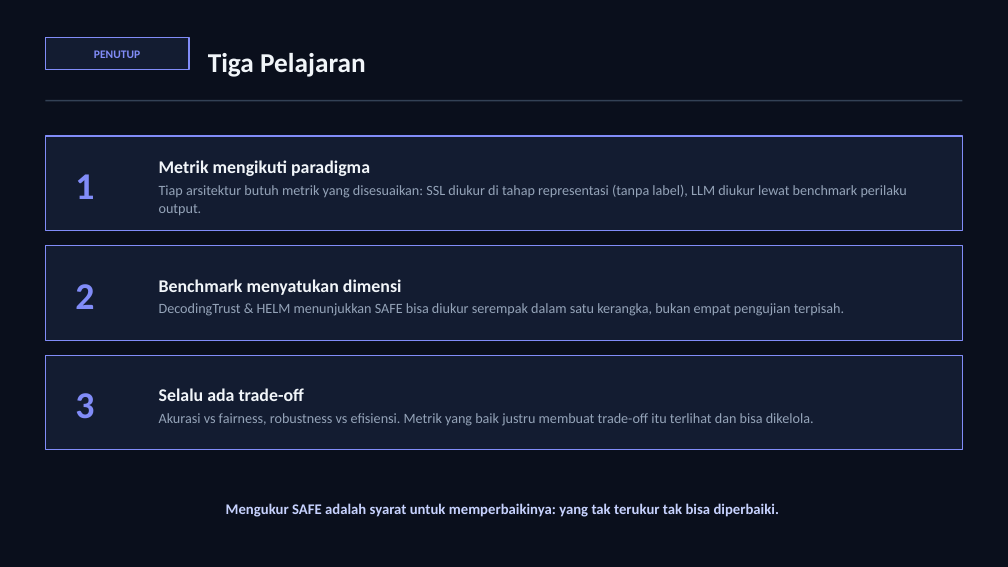
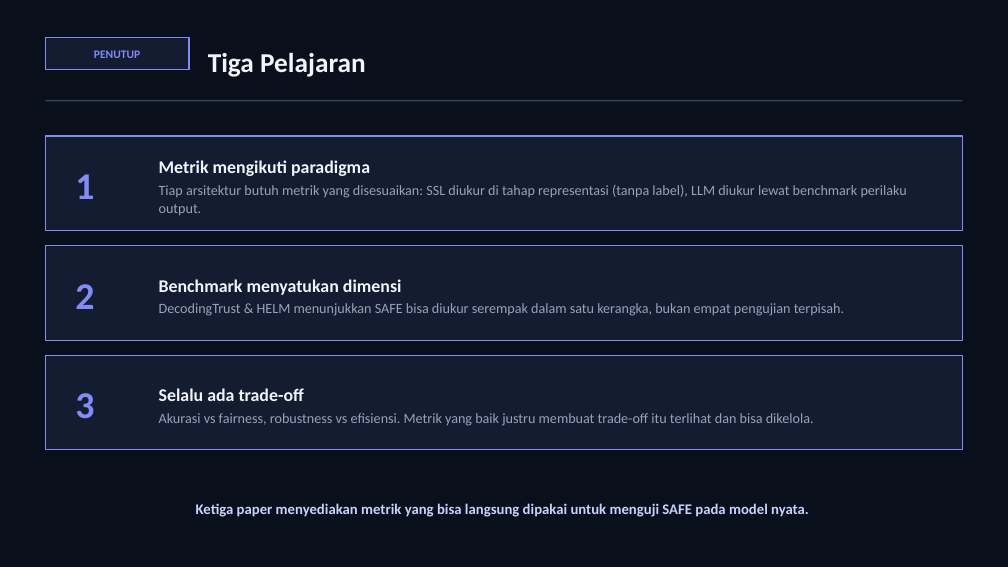
Before and after one commit to awangga/awangga.github.io, a slide deck: slide 9 of safe/metrics/SAFE-AI-Metrics.pptx. Drawn at 1008x567 pixels with LibreOffice and Linux fonts; fonts in the diff are those of the drawing. Boxes give left, top, right and bottom in pixels: in the first picture for what was removed or moved away, otherwise in the second. Text is boxed around its words. In the diff, an @@ line names an element or a change of style, - is before the commit and + after.

```diff
--- a/safe/metrics/SAFE-AI-Metrics.pptx
+++ b/safe/metrics/SAFE-AI-Metrics.pptx
@@ text at [196, 503, 809, 517]: text changed @@
-Mengukur SAFE adalah syarat untuk memperbaikinya: yang tak terukur tak bisa diperbaiki.
+Ketiga paper menyediakan metrik yang bisa langsung dipakai untuk menguji SAFE pada model nyata.
```
Also in this commit, not shown: 7 other slides changed, 1 other file.
